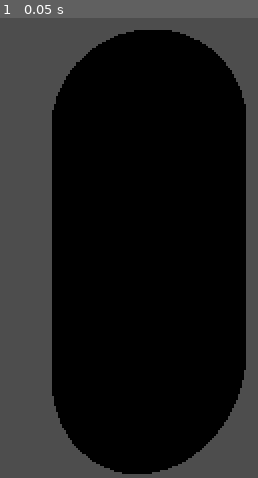
Above: before the commit, frame 1.
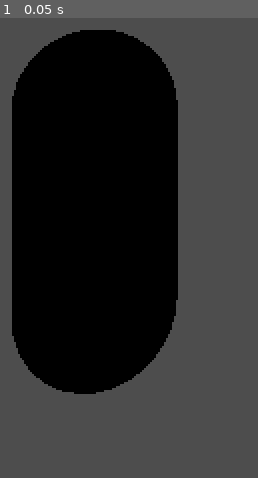
Above: after the commit, the same moment.

Repository: MageOfTal/Burn
Game: Godot game, scene res://player/player.tscn
Two runs of this game, one before a commit and one after it. Both use one fixed random seed, a clock stepped at 60 frames per second and the inputs below. This scene is started directly instead of the project's main scene.
Inputs:
- Up to frame 1 (0.05 s): no input

The runs differ from the first frame. In frame 1, 43% of the frame differs, in the area x 4-96%, y 2-100%.

Commit message:
Fix crosshair aiming and increase over-the-shoulder camera offset
Bullets now land where the crosshair points: a camera raycast finds the
world target first, then the weapon fires from the character toward that
point. Also increased SpringArm3D offset to (1.0, 0.3, 0) and spring
length to 3.0 for a more pronounced over-the-shoulder view.

Co-Authored-By: Claude Opus 4.6 <noreply@anthropic.com>

Diff:
--- a/player/player.gd
+++ b/player/player.gd
@@ -106,13 +106,22 @@
 
 	# Combat: shooting (damage scaled by heat)
 	if player_input.action_shoot and current_weapon != null:
-		var aim_origin := camera_pivot.global_position
-		var aim_direction := (camera_pivot.global_transform.basis * Vector3(0, 0, -1)).normalized()
-
-		var hit_info := current_weapon.try_fire(self, aim_origin, aim_direction)
+		# Third-person aiming: cast a ray from the camera through the crosshair
+		# (screen center) to find the world-space target, then fire from the
+		# character's muzzle position toward that target. This ensures bullets
+		# land exactly where the crosshair points.
+		var cam_origin := camera.global_position
+		var cam_forward := -camera.global_transform.basis.z
+		var aim_target := _get_camera_aim_target(cam_origin, cam_forward)
+
+		# Fire from character shoulder height toward the aim target
+		var muzzle_pos := camera_pivot.global_position
+		var aim_direction := (aim_target - muzzle_pos).normalized()
+
+		var hit_info := current_weapon.try_fire(self, muzzle_pos, aim_direction)
 		if hit_info.has("shot_end"):
 			# Show tracer FX on all clients
-			_show_shot_fx.rpc(aim_origin, hit_info["shot_end"])
+			_show_shot_fx.rpc(muzzle_pos, hit_info["shot_end"])
 
 			var collider = hit_info.get("hit_collider")
 			if collider != null and collider.has_method("take_damage"):
@@ -121,6 +130,21 @@
 				collider.take_damage(final_damage, peer_id)
 				# Add heat for dealing damage
 				heat_system.on_damage_dealt(base_damage)
+
+
+func _get_camera_aim_target(cam_origin: Vector3, cam_forward: Vector3) -> Vector3:
+	## Raycast from the camera through screen-center to find what the
+	## crosshair is actually pointing at. Returns the hit point, or a
+	## far point along the camera forward if nothing is hit.
+	var space_state := get_world_3d().direct_space_state
+	var far_point := cam_origin + cam_forward * 1000.0
+	var query := PhysicsRayQueryParameters3D.create(cam_origin, far_point)
+	query.exclude = [get_rid()]
+	query.collision_mask = 0xFFFFFFFF
+	var result := space_state.intersect_ray(query)
+	if not result.is_empty():
+		return result.position
+	return far_point
 
 
 func _client_process(_delta: float) -> void:
--- a/player/player.tscn
+++ b/player/player.tscn
@@ -77,8 +77,8 @@
 transform = Transform3D(1, 0, 0, 0, 1, 0, 0, 0, 1, 0, 1.5, 0)
 
 [node name="SpringArm3D" type="SpringArm3D" parent="CameraPivot"]
-transform = Transform3D(1, 0, 0, 0, 1, 0, 0, 0, 1, 0.6, 0.3, 0)
-spring_length = 2.5
+transform = Transform3D(1, 0, 0, 0, 1, 0, 0, 0, 1, 1.0, 0.3, 0)
+spring_length = 3.0
 collision_mask = 1
 script = ExtResource("2_camera")
 
